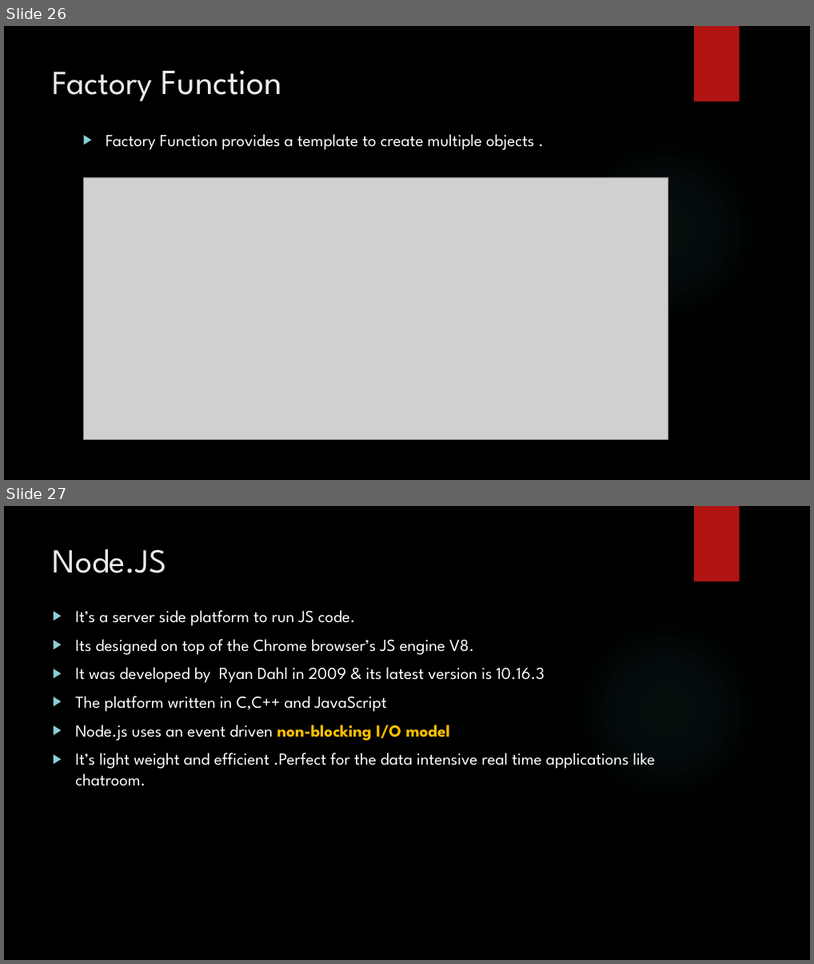
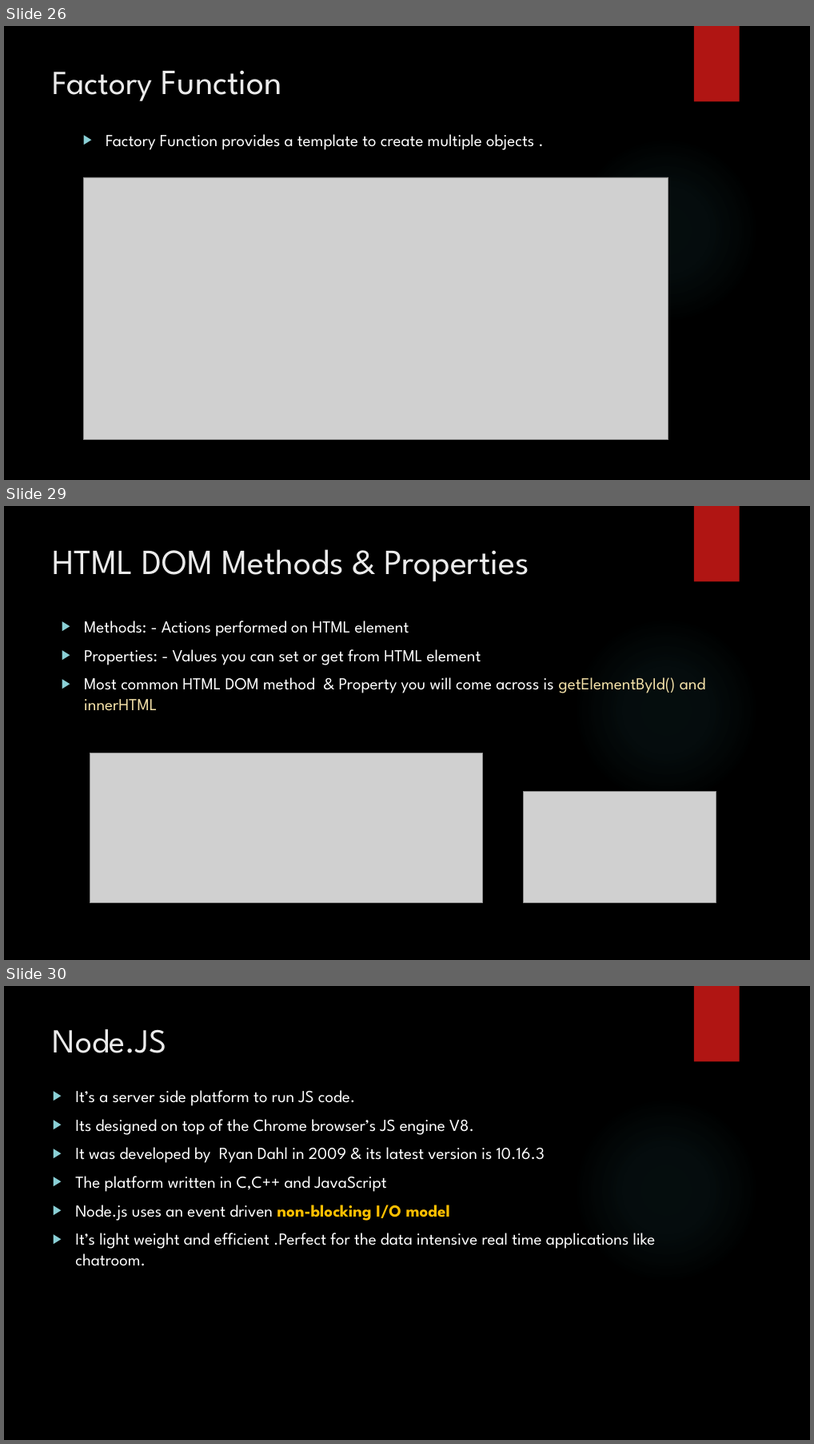
Before and after one commit to git-chinmay/my-JavaScript, a slide deck: JAVASCRPT.pptx. Shown one above the other, each under a label of ours: slides 26 and 27 before the commit, slides 26, 29 and 30 after it; the slides between them are not shown. The pictures are 814x964 and 814x1444 pixels, drawn with LibreOffice and Linux fonts; fonts in the diff are those of the drawing; grey boxes stand for pictures; background and template pictures are left out. Boxes give left, top, right and bottom in pixels: in the first picture for what was removed or moved away, otherwise in the second. Text is boxed around its words. In the diff, an @@ line names an element or a change of style, - is before the commit and + after.

```diff
--- a/JAVASCRPT.pptx
+++ b/JAVASCRPT.pptx
@@ slide 29 added at [4,506,810,960], background picture (left out); not listed: 2 template elements that a slide beside it also shows @@
@@ title added at [53,549,530,581], 42 pt, text #EBEBEB @@
+HTML DOM Methods & Properties
@@ text added at [84,620,706,711], 20 pt, text #FFFFFF @@
+▶ Methods: - Actions performed on HTML element
+▶ Properties: - Values you can set or get from HTML element
+▶ Most common HTML DOM method & Property you will come across is getElementById() and innerHTML
@@ picture added at [90,753,483,903] @@
@@ picture added at [524,791,717,902] @@
@@ what was slide 27 is now slide 30 @@
```
Also in this commit, not shown: 2 other slides added.
